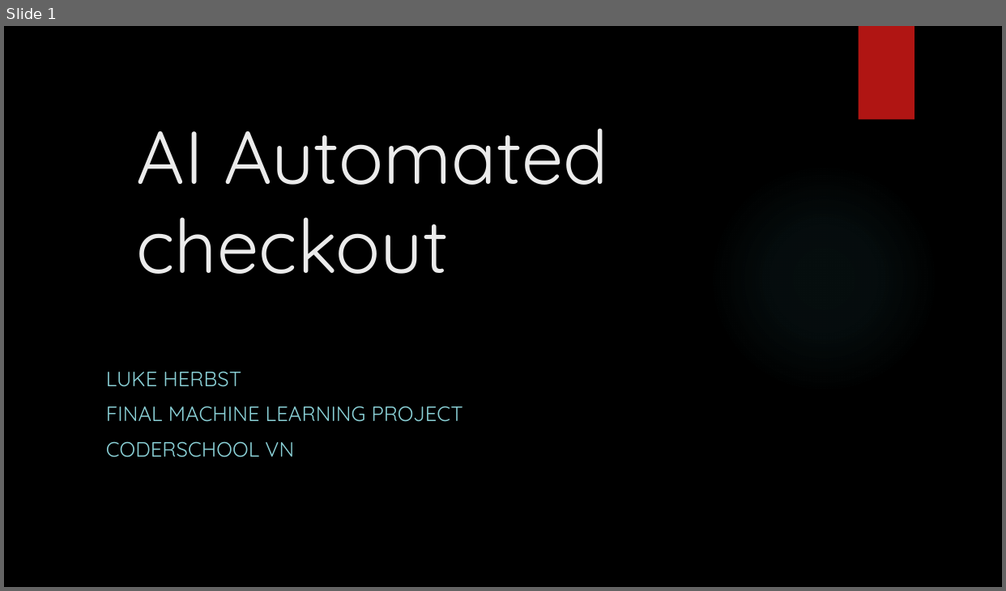
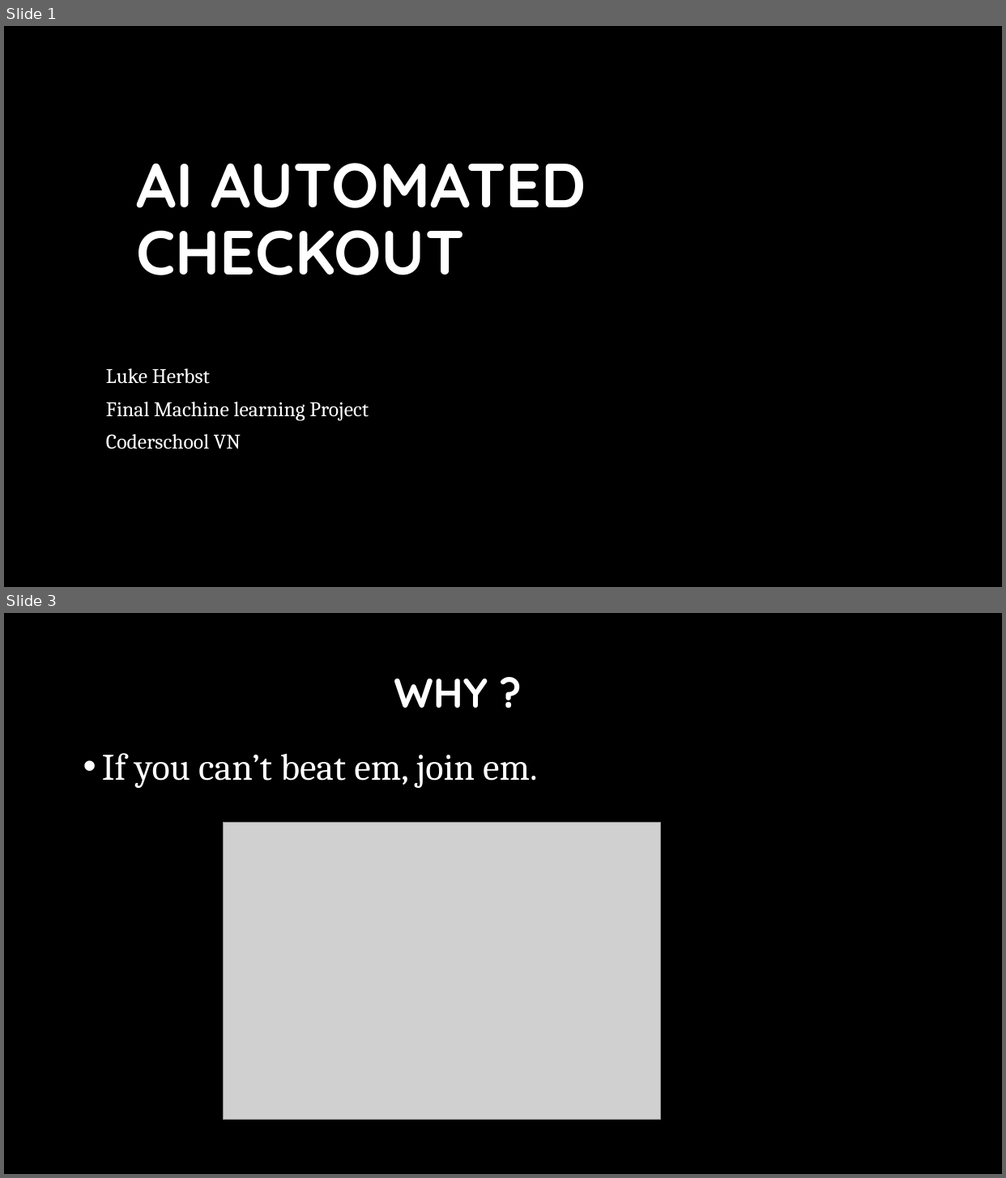
Before and after one commit to LukeHerbst/autocheckout_yolo, a slide deck: AI Automated checkout [Autosaved].pptx. Shown one above the other, each under a label of ours: slide 1 before the commit, slides 1 and 3 after it; the slides between them are not shown. The pictures are 1006x591 and 1006x1178 pixels, drawn with LibreOffice and Linux fonts; fonts in the diff are those of the drawing; grey boxes stand for pictures; background and template pictures are left out. Boxes give left, top, right and bottom in pixels: in the first picture for what was removed or moved away, otherwise in the second. Text is boxed around its words. In the diff, an @@ line names an element or a change of style, - is before the commit and + after.

```diff
--- a/AI Automated checkout [Autosaved].pptx
+++ b/AI Automated checkout [Autosaved].pptx
@@ slide 3 added at [4, 613, 1002, 1174], background #000000 @@
@@ title added at [394, 679, 488, 708], 40 pt, text #FFFFFF, bold @@
+WHY ?
@@ text added at [102, 753, 537, 788], 36 pt, text #FFFFFF @@
+• If you can’t beat em, join em.
@@ picture added at [223, 823, 661, 1120] @@
@@ slide 1 changed as well @@
@@ rectangle removed at [859, 26, 914, 120] @@
@@ title at [136, 163, 586, 275]: text changed; size 72 to 60 pt; text colour #EBEBEB to #FFFFFF; bold on @@
-AI Automated checkout
+AI AUTOMATED CHECKOUT
@@ subtitle at [106, 369, 368, 450]: text changed; font Quicksand to Cambria; text colour #8AD0D6 to #FFFFFF @@
-LUKE HERBST
-FINAL MACHINE LEARNING PROJECT
-CODERSCHOOL VN
+Luke Herbst
+Final Machine learning Project
+Coderschool VN
```
Also in this commit, not shown: 11 other slides changed, 6 other slides added, 4 slides removed, 5 other files.
